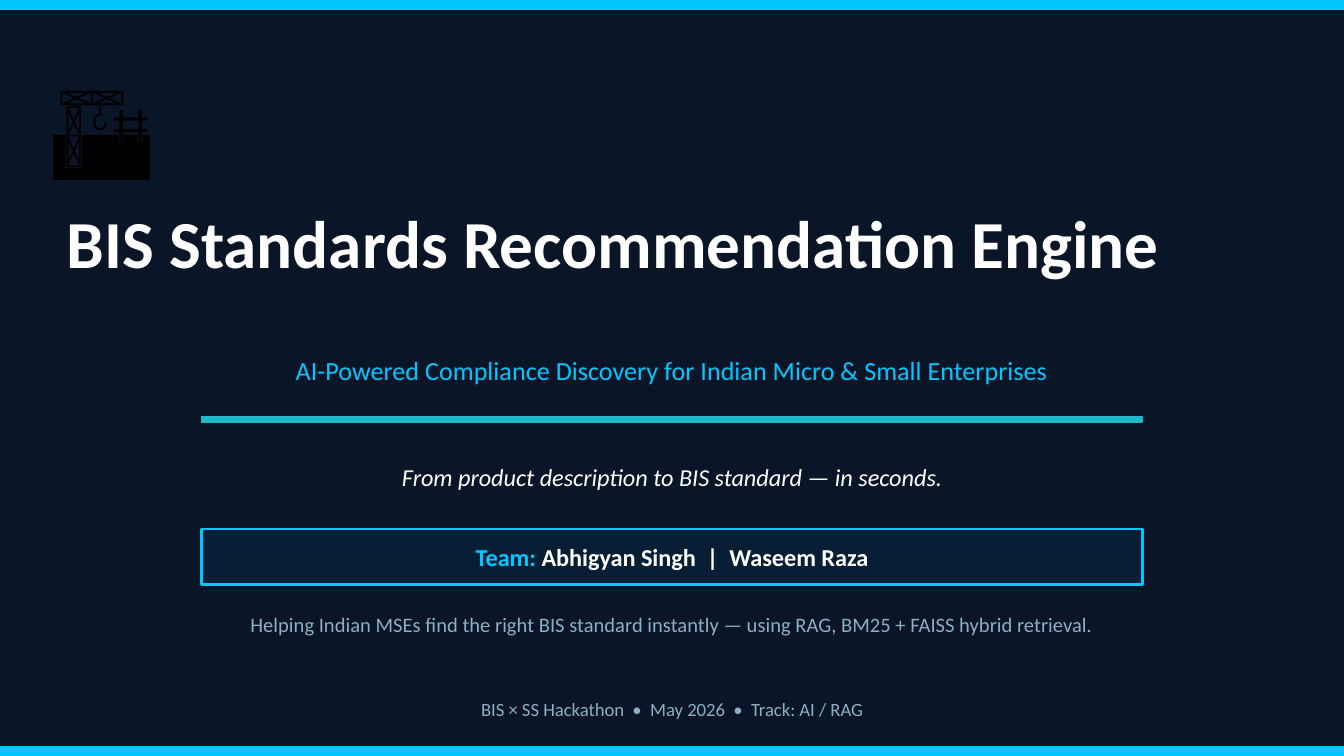
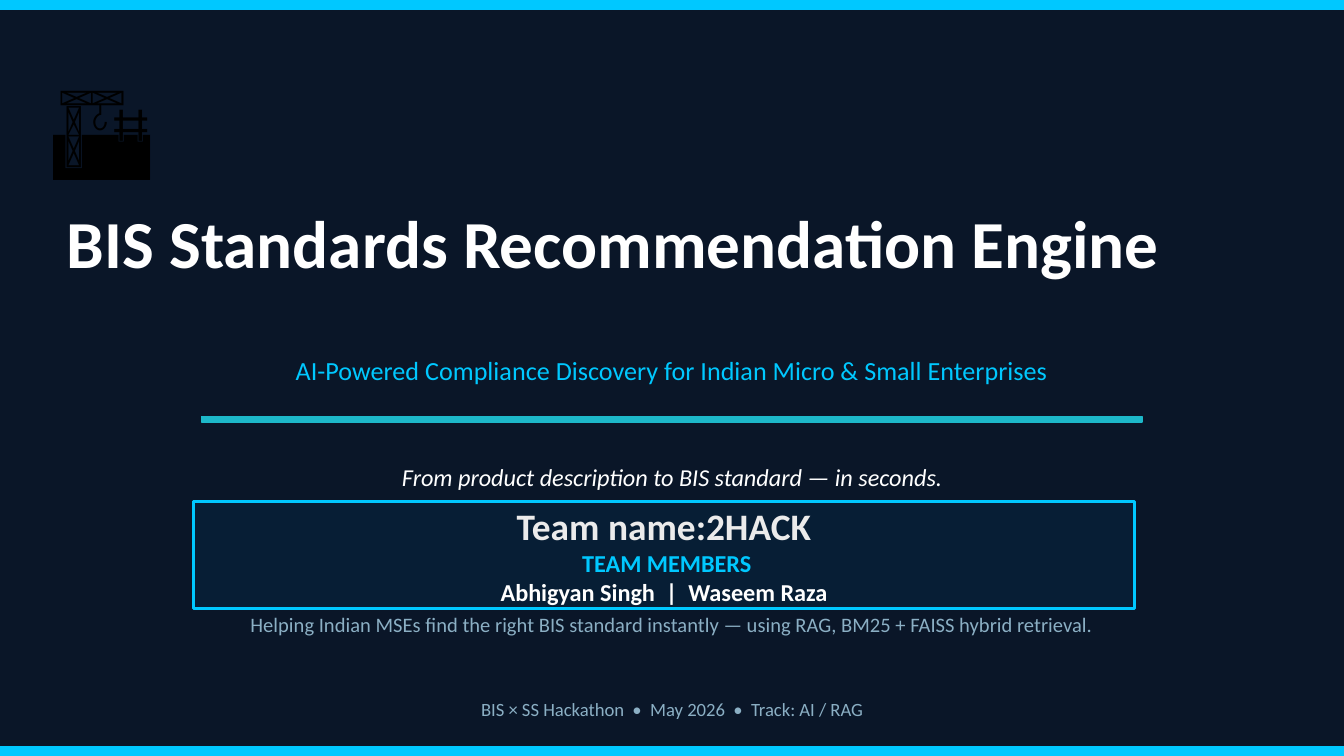
Before and after one commit to singhabhigyan007devil-cpu/bis-standards-rag, a slide deck: slide 1 of presentation.pptx. Drawn at 1344x756 pixels with LibreOffice and Linux fonts; fonts in the diff are those of the drawing. Boxes give left, top, right and bottom in pixels: in the first picture for what was removed or moved away, otherwise in the second. Text is boxed around its words. In the diff, an @@ line names an element or a change of style, - is before the commit and + after.

Commit message:
Add team name and intro text to title slide

```diff
--- a/presentation.pptx
+++ b/presentation.pptx
@@ rectangle "Team name:2HACK": place and size @@
-rectangle "Team name:2HACK" at (202,530,1142,586)
+rectangle "Team name:2HACK" at (194,501,1134,607)
@@ text in rectangle at (501,515,828,608): text changed @@
-Team: Abhigyan Singh | Waseem Raza
+Team name:2HACK
+TEAM MEMBERS
+Abhigyan Singh | Waseem Raza
```
Also in this commit, not shown: 1 other file.
